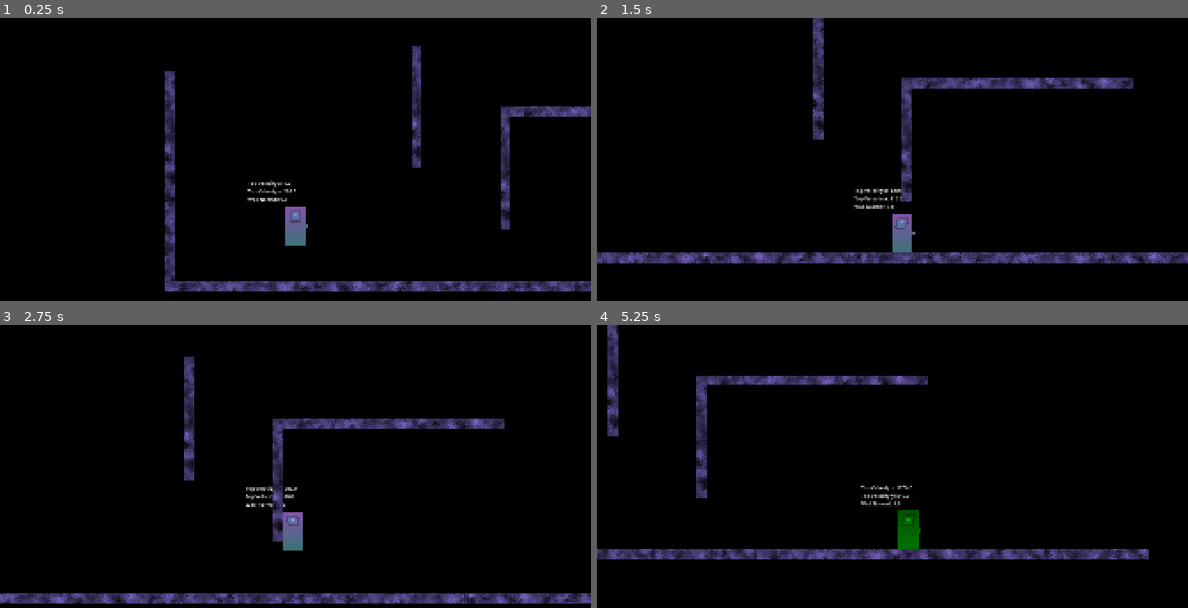
Above: before the commit, frames 1-4 (two rows, left to right).
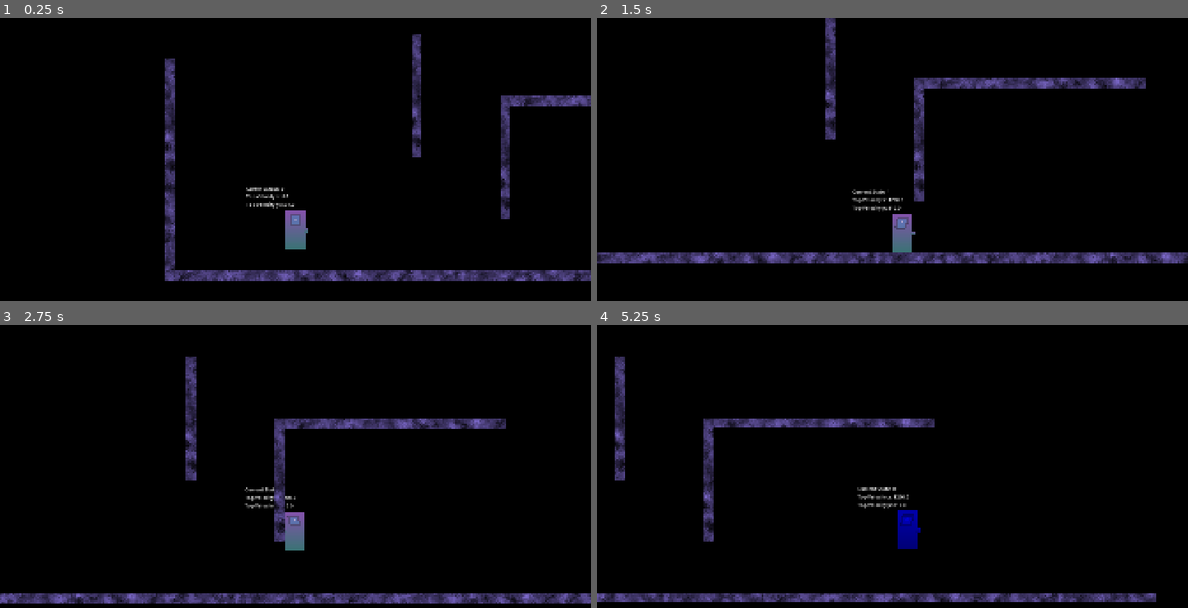
Above: after the commit, the same moments.

Repository: vexruna/the-nights
Game: Godot game, scene res://Scenes/game.tscn
The game is run twice, just before and just after one commit, with the same random seed, the same clock (stepped at 60 frames per second) and the same inputs. The engine's default icon, where the game draws it, is replaced by a stand-in: a white triangle on a blue panel in a dark square.
Inputs:
- Up to frame 1 (0.25 s): no input
- Up to frame 2 (1.5 s): hold D (action_right) from 0.53 s (still down); tap L (action_dash) at 0.6 s; tap Space (action_jump) at 0.77, 0.8, 1.07, 1.35 s
- Up to frame 3 (2.75 s): tap Space (action_jump) at 1.52, 1.82, 2.3 s; tap L (action_dash) at 1.55, 2.1 s; release D (action_right) at 2.03 s; hold A (action_left) from 2.03 s (still down)
- Up to frame 4 (5.25 s): release A (action_left) at 2.78 s; hold D (action_right) 2.78-4.28 s; tap L (action_dash) at 2.85, 4.35, 5.1 s; tap Space (action_jump) at 3.02, 3.32, 3.6, 3.77, 4.07, 4.52, 4.82 s; hold A (action_left) 4.28-5.03 s; hold D (action_right) from 5.03 s (still down)

The runs differ from the first frame. In frame 1, 8.7% of the frame differs, in the area x 27-100%, y 5-97%; in frame 2, 6.6%; in frame 3, 2.4%; in frame 4, 12%, in the area x 0-95%, y 0-98%.

Commit message:
State Machine Achieved.

Diff:
--- a/Scenes/player.tscn
+++ b/Scenes/player.tscn
@@ -49,7 +49,7 @@
 
 [node name="DashTimer" type="Timer" parent="." unique_id=1756650783]
 process_callback = 0
-wait_time = 0.1
+wait_time = 0.05
 one_shot = true
 
 [node name="DashDelay" type="Timer" parent="." unique_id=110126033]
@@ -58,13 +58,19 @@
 one_shot = true
 
 [node name="Debug" type="Label" parent="." unique_id=1251242201]
-offset_left = -154.0
-offset_top = -150.0
-offset_right = -56.0
-offset_bottom = -116.0
-text = "Velocity:"
+offset_left = -160.0
+offset_top = -146.0
+offset_right = -48.0
+offset_bottom = -71.0
+text = "Current State:
+Top Velocity.x:
+Top Velocity.y:"
 
 [node name="KoyoteTimer" type="Timer" parent="." unique_id=715569963]
 process_callback = 0
 wait_time = 0.1
 one_shot = true
+
+[node name="WallJumpTimer" type="Timer" parent="." unique_id=1313118905]
+wait_time = 0.1
+one_shot = true
--- a/Scripts/player.gd
+++ b/Scripts/player.gd
@@ -3,99 +3,166 @@
 @export var SPEED := 600.0
 @export var ACCELERATION := 5000.0
 @export var FRICTION := 5000.0
-@export var JUMP_VELOCITY := -800.0
+@export var FALL_VELOCITY := -800.0
 @export var TERMINAL_VELOCITY := 3000.0
 @export var DASH_SPEED := Vector2(1200, 800)
 
 var direction := Vector2()
-var DashToken = 1
-var DashLimit = 1
+var dash_token = 1
+var dash_limit = 1
 var topvelocity := Vector2(0.0, 0.0)
-var koyote:= true
-var goat:= false
-var wall:= Vector2(0, 0)
+enum States
+{
+	NEUTRAL,
+	FALL,
+	DASH,
+	ATTACK,
+	DEFLECT
+}
+enum Surface
+{
+	GROUND,
+	WALL
+}
+var _state : States = States.NEUTRAL
+var _last_touched_surface: Surface
 
+func _ready():
+	pass
 func _physics_process(delta):
-	PlayerMovement(delta)
-	Indicator()
-	Debug()
+	state_machine(delta)
+	indicator()
+	debug()
 	move_and_slide()
+func state_machine(delta):
+	match _state:
+		States.NEUTRAL:
+			state_neutral(delta)
+		States.FALL:
+			state_fall(delta)
+		States.DASH:
+			state_dash(direction)
+		States.ATTACK:
+			state_attack()
+		States.DEFLECT:
+			state_deflect()
 
-func PlayerMovement(delta):
+func set_state(new_state: States): # DRY.
+	if new_state == _state:
+		return
+	_state = new_state
+
+func state_neutral(delta): # Stand, walk and enjoy laws of the universe.
+	walk(delta)
+	gravity(delta)
+	koyote()
+
+	if is_on_floor():
+		_last_touched_surface = Surface.GROUND
+		$KoyoteTimer.start()
+		dash_token = dash_limit # This resets you ability to dash.
+	if is_on_wall_only():
+		_last_touched_surface = Surface.WALL
+		$WallJumpTimer.start()
+
+	if Input.is_action_just_pressed("action_jump"):
+		jump(_last_touched_surface)
+	if Input.is_action_just_pressed("action_dash"):
+		dash()
+
+func state_fall(delta): # You're now free falling.
+	walk(delta)
+	gravity(delta)
+	if is_on_floor() or is_on_wall_only():
+		set_state(States.NEUTRAL)
+	if Input.is_action_just_pressed("action_dash"):
+		dash()
+
+func state_dash(to: Vector2): # Defy gravity, move fast and avoid damage.
+	if to:
+		velocity = to.normalized() * DASH_SPEED
+	else:
+		velocity.x = DASH_SPEED.x * $Placeholder.scale.x
+	if $DashTimer.is_stopped():
+		set_state(States.NEUTRAL)
+
+func state_attack(): # TODO: Deal damage, finish posture broken opponents.
+	pass
+
+func state_deflect(): # TODO: Prevent taking damage and deal posture damage in return also send back projectiles.
+	pass
+
+func walk(delta):
 	# Get the input direction and handle the movement/deceleration.
 	direction = Input.get_vector("action_left", "action_right","action_up", "action_down")
 	var velocity_weight: float = (ACCELERATION if direction else FRICTION) * delta
 
-	# Koyote + Air Drag
-	if is_on_floor() and not koyote:
+		# Smooth accel/decel movement.
+	if direction.x:
+		velocity.x = move_toward(velocity.x, roundf(direction.x) * SPEED, velocity_weight)
+	else:
+		velocity.x = move_toward(velocity.x, 0, velocity_weight)
+
+func jump(from: Surface): # They see me jumpin', they hatin'
+	if $KoyoteTimer.time_left > 0 or $WallJumpTimer.time_left > 0:
+		match from:
+			Surface.GROUND:
+				velocity.y = FALL_VELOCITY
+			Surface.WALL:
+				var wall := get_wall_normal()
+				velocity.y = FALL_VELOCITY
+				velocity.x = FALL_VELOCITY * -wall.x
 		$KoyoteTimer.stop()
-		koyote = true
+		$WallJumpTimer.stop()
+		set_state(States.FALL)
+
+func dash(): # Gravity need not apply.
+	if $DashDelay.is_stopped() and dash_token > 0:
+		dash_token -= 1
+		$DashTimer.start()
+		$DashDelay.start()
+		set_state(States.DASH)
+
+func gravity(delta): # Applies global world gravity to the player.
+	if is_on_floor():
+		air_drag(false)
+	if not is_on_floor():
+		velocity += get_gravity() * delta
+		air_drag(true)
+		if is_on_wall_only() and velocity.y > 400 and direction.y < 1:
+			velocity.y = 400
+		if velocity.y > TERMINAL_VELOCITY:
+			velocity.y = TERMINAL_VELOCITY
+
+func koyote(): # I can fly now.
+	if is_on_floor():
+		return
+	if $KoyoteTimer.time_left > 0:
+		if velocity.y > 0:
+			velocity.y = 0
+
+func air_drag(on: bool): # This will prevent climbing up walls.
+	if on:
+		ACCELERATION = 2000.0
+		FRICTION = 2000.0
+	else:
 		ACCELERATION = 5000.0
 		FRICTION = 5000.0
-	if not is_on_floor() and koyote:
-		koyote = false
-		$KoyoteTimer.start()
 
-	# Gravity.
-	if not is_on_floor() and $DashTimer.is_stopped() and $KoyoteTimer.is_stopped():
-		# Wall friction
-		ACCELERATION = 2000.0
-		FRICTION = 2000.0
-		if is_on_wall_only() and velocity.y > 400 and not direction.y == 1:
-			velocity.y = 400
-		else:
-			velocity += get_gravity() * delta
-			if velocity.y > TERMINAL_VELOCITY:
-				velocity.y = TERMINAL_VELOCITY
-
-
-	# Handle jump.
-	if Input.is_action_just_pressed("action_jump"):
-		if is_on_floor() or not is_on_floor() and $KoyoteTimer.time_left > 0:
-			velocity.y = JUMP_VELOCITY
-			koyote = false
-			$KoyoteTimer.stop()
-		if is_on_wall_only() or not is_on_wall_only() and $KoyoteTimer.time_left > 0:
-			wall = get_wall_normal()
-			velocity.x = JUMP_VELOCITY * 0.8 * -wall.x
-			velocity.y = JUMP_VELOCITY
-			koyote = false
-			$KoyoteTimer.stop()
-
-
-
-	#Basic movement
-	if direction.x and $DashTimer.is_stopped():
-		velocity.x = move_toward(velocity.x, roundf(direction.x) * SPEED, velocity_weight)
-	else:
-		if $DashTimer.is_stopped():
-			velocity.x = move_toward(velocity.x, 0, velocity_weight)
-
-# Dash mechanic WIP
-	if is_on_floor() and DashToken == 0:
-		DashToken = DashLimit
-	if Input.is_action_just_pressed("action_dash") and $DashTimer.is_stopped() and $DashDelay.is_stopped() and DashToken > 0:
-		velocity = Vector2.ZERO
-		$DashTimer.start()
-		$DashDelay.start()
-		$KoyoteTimer.stop()
-		DashToken -= 1
-		if direction:
-			velocity = direction.normalized() * DASH_SPEED
-		else:
-			velocity.x = DASH_SPEED.x * $Placeholder.scale.x
-
-func Indicator(): # For testing and debugging
-	# Dash Christmas tree
+func indicator(): # For testing and differentiating all states the player could be in.
 	if not $DashTimer.is_stopped():
-		$Placeholder.set_modulate(Color("Green"))
-	if $DashTimer.is_stopped() and not $DashDelay.is_stopped() or $KoyoteTimer.time_left > 0:
+			$Placeholder.set_modulate(Color("Green"))
+	if $DashTimer.is_stopped() and not $DashDelay.is_stopped():
+		$Placeholder.set_modulate(Color("Blue"))
+	if $DashDelay.is_stopped() and $KoyoteTimer.time_left > 0 and $KoyoteTimer.time_left != $KoyoteTimer.wait_time:
 		$Placeholder.set_modulate(Color("Yellow"))
-	if $DashTimer.is_stopped() and $DashDelay.is_stopped() and not is_on_floor() and DashToken <= 0 and $KoyoteTimer.is_stopped():
-		$Placeholder.set_modulate(Color("Red"))
-	if $DashTimer.is_stopped() and $DashDelay.is_stopped() and is_on_floor() or $DashTimer.is_stopped() and $DashDelay.is_stopped() and DashToken > 0 and $KoyoteTimer.is_stopped():
-		$Placeholder.set_modulate(Color("White"))
-
+	if $DashDelay.is_stopped() and $WallJumpTimer.time_left > 0 and $WallJumpTimer.time_left != $WallJumpTimer.wait_time:
+			$Placeholder.set_modulate(Color("Purple"))
+	if $DashTimer.is_stopped() and $DashDelay.is_stopped() and not is_on_floor() and dash_token <= 0 and $KoyoteTimer.is_stopped():
+			$Placeholder.set_modulate(Color("Red"))
+	if $DashTimer.is_stopped() and $DashDelay.is_stopped() and is_on_floor()\
+	or $DashTimer.is_stopped() and $DashDelay.is_stopped() and dash_token > 0 and $KoyoteTimer.is_stopped() and $WallJumpTimer.is_stopped():
+			$Placeholder.set_modulate(Color("White"))
 	#Skew player face
 	if direction.x:
 		$Placeholder/Face.set_skew(deg_to_rad(13.5))
@@ -103,12 +170,12 @@
 	else:
 		$Placeholder/Face.set_skew(deg_to_rad(0))
 
-func Debug(): # Useful info
+func debug(): # Useful or interesting info.
 	if abs(velocity.x) > abs(topvelocity.x):
 		topvelocity.x = roundf(abs(velocity.x))
 	if abs(velocity.y) > abs(topvelocity.y):
 		topvelocity.y = roundf(abs(velocity.y))
 	$Debug.text = \
+	"Current State: "+str(_state) + "\n" + \
 	"Top Velocity.x: "+str(topvelocity.x) + "\n" + \
-	"Top Velocity.y: "+str(topvelocity.y) + "\n" + \
-	"Wall Normal: " + str(get_wall_normal().x)
+	"Top Velocity.y: "+str(topvelocity.y)
